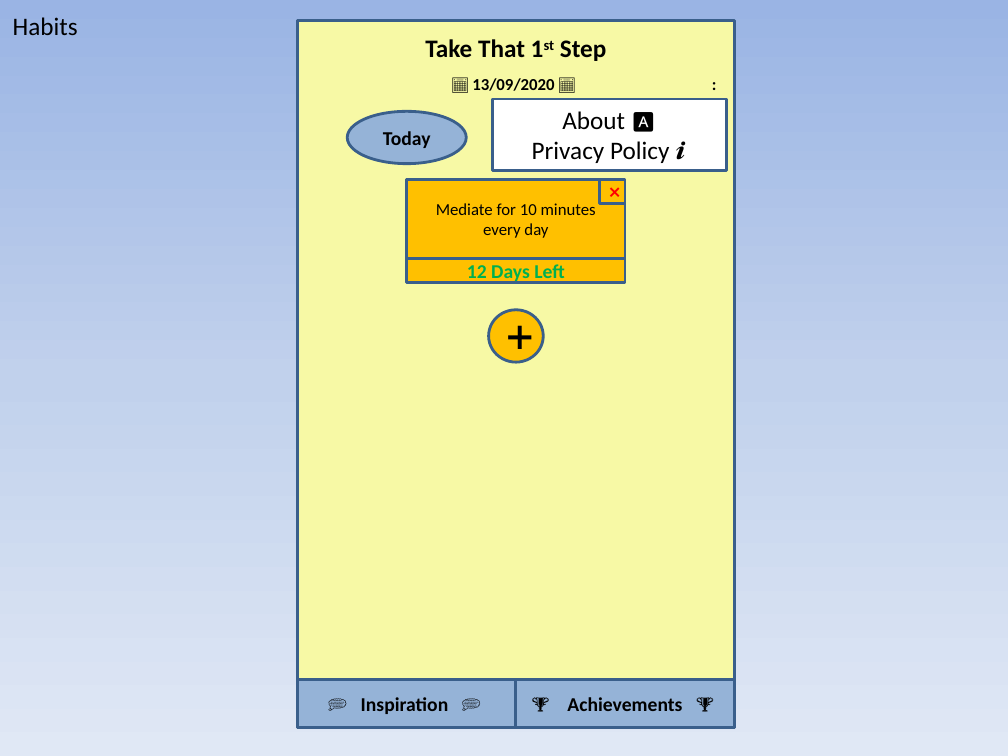
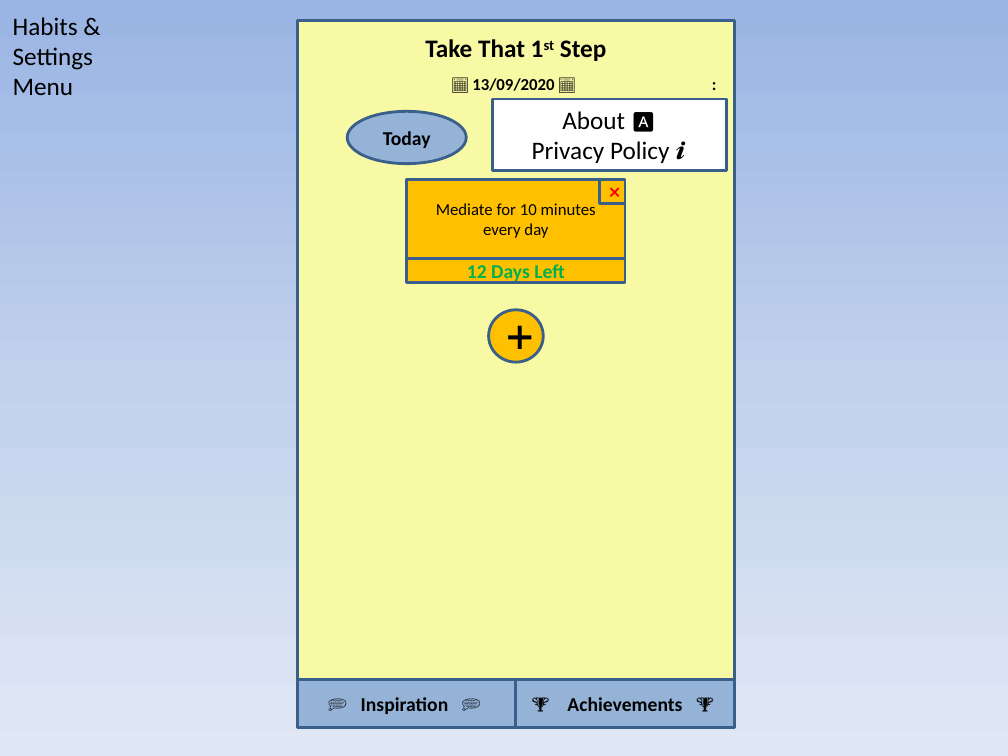
Before and after one commit to IcecoolR/Take-That-1st-Step, a slide deck: slide 7 of UI Ideas.pptx. Drawn at 1008x756 pixels with LibreOffice and Linux fonts; fonts in the diff are those of the drawing. Boxes give left, top, right and bottom in pixels: in the first picture for what was removed or moved away, otherwise in the second. Text is boxed around its words. In the diff, an @@ line names an element or a change of style, - is before the commit and + after.

Commit message:
UML Class Diagram & UI Tweaks
Created an object class diagram to help plan the relationship between Goals & Habits. Added scans of UI sketches and adapted some UI elements.

```diff
--- a/UI Ideas.pptx
+++ b/UI Ideas.pptx
@@ text at bbox=[13, 17, 93, 95]: text changed @@
-Habits
+Habits & Settings Menu
```
Also in this commit, not shown: 1 other slide changed, 2 other files.
